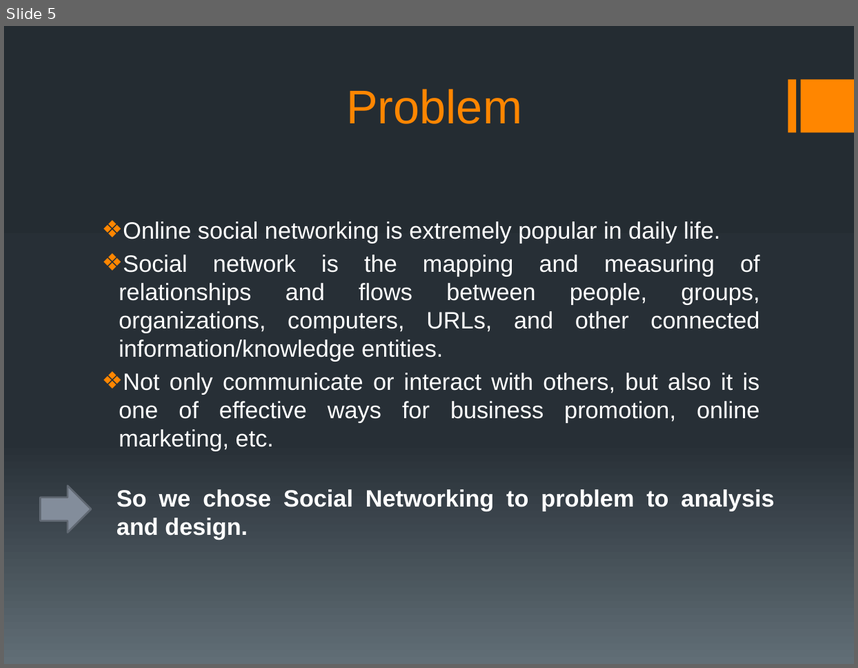
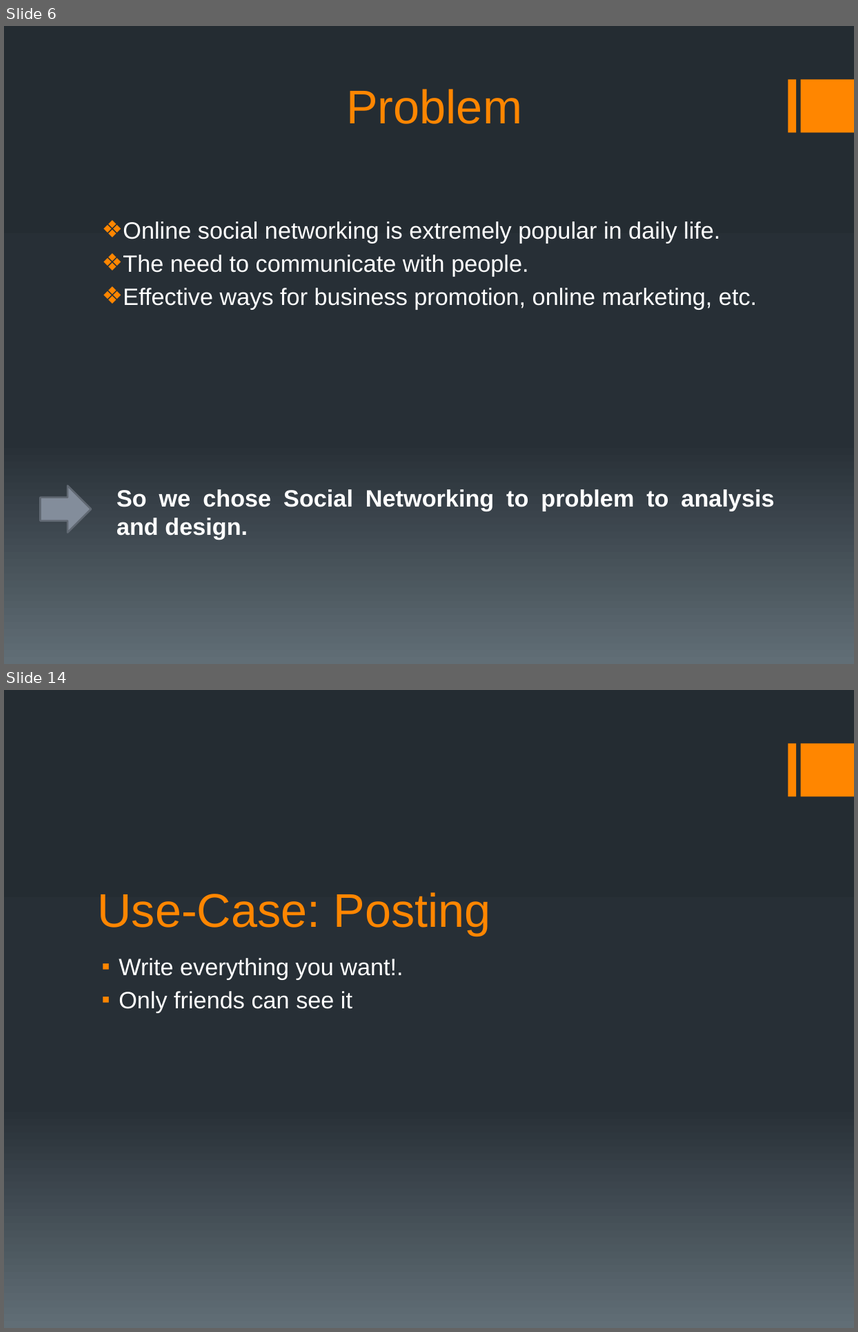
Before and after one commit to cuongtqc/ooad, a slide deck: Social Networking.pptx. Shown one above the other, each under a label of ours: slide 5 before the commit, slides 6 and 14 after it; the slides between them are not shown. The pictures are 858x668 and 858x1332 pixels, drawn with LibreOffice and Linux fonts; fonts in the diff are those of the drawing. Boxes give left, top, right and bottom in pixels: in the first picture for what was removed or moved away, otherwise in the second. Text is boxed around its words. In the diff, an @@ line names an element or a change of style, - is before the commit and + after.

```diff
--- a/Social Networking.pptx
+++ b/Social Networking.pptx
@@ slide 14 added at (x1=4, y1=690, x2=854, y2=1328), background gradient #242C33 to #273037 to #636D76; not listed: 2 template elements that a slide beside it also shows @@
@@ title added at (x1=98, y1=892, x2=490, y2=936), 40 pt, text #FF8600 @@
+Use-Case: Posting
@@ text added at (x1=119, y1=958, x2=403, y2=1013), 20 pt, text #FFFFFF @@
+▪ Write everything you want!.
+▪ Only friends can see it
@@ what was slide 5 is now slide 6 @@
@@ slide 6 changed as well @@
@@ text at (x1=123, y1=254, x2=757, y2=309): text changed @@
-❖ Social network is the mapping and measuring of relationships and flows between people, groups, organizations, computers, URLs, and other connected information/knowledge entities.
-❖ Not only communicate or interact with others, but also it is one of effective ways for business promotion, online marketing, etc.
+❖ The need to communicate with people.
+❖ Effective ways for business promotion, online marketing, etc.
```
Also in this commit, not shown: 5 other slides changed, 23 other slides added, 4 slides removed.
